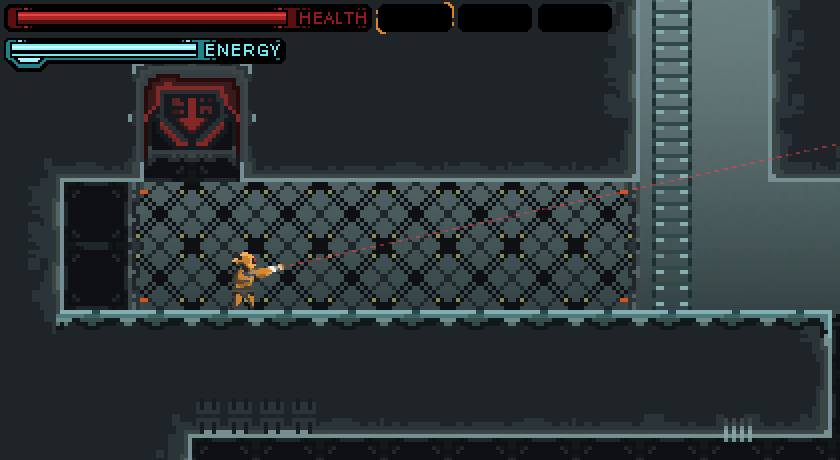
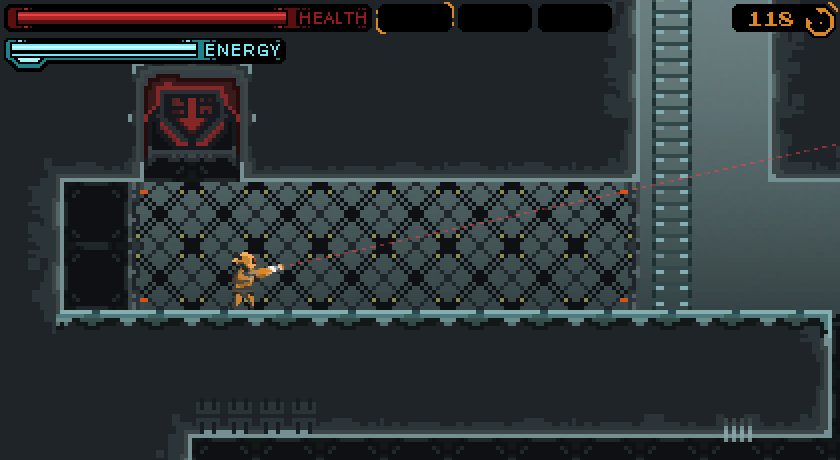
Comparing the layer stacks of the two 840 x 460 images. Changes:
showed "118" over [749, 12, 793, 26]
added layer "Lag 6" above "Lag 7 kopier 3" over [828, 2, 838, 12]
showed "Lag 7 kopier 3" over [732, 4, 836, 38]
